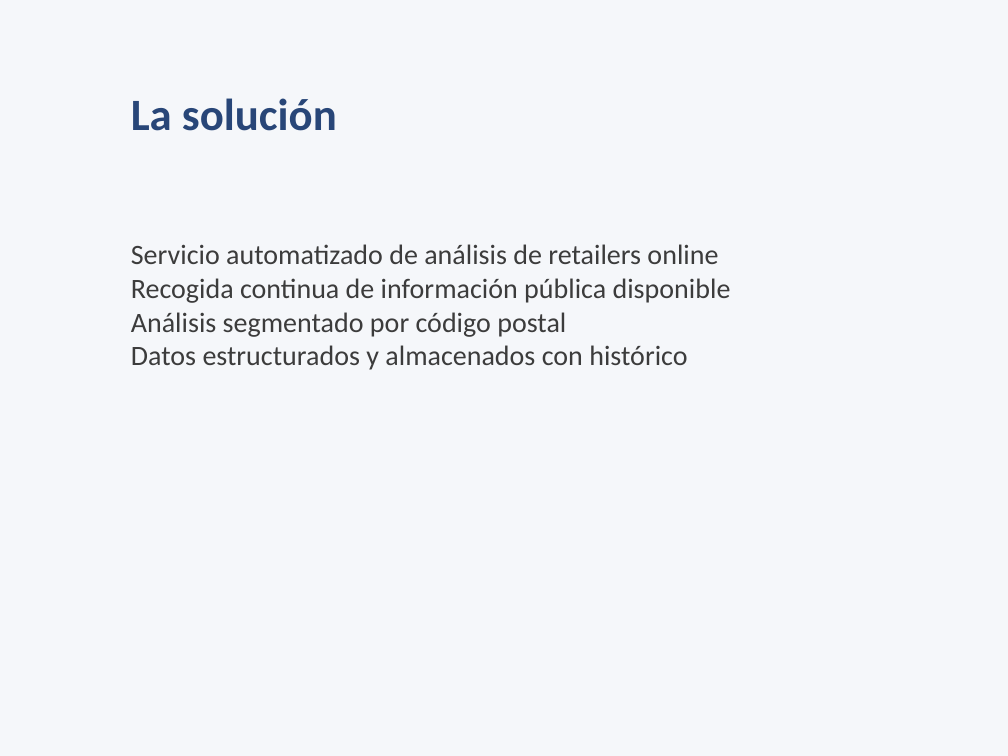
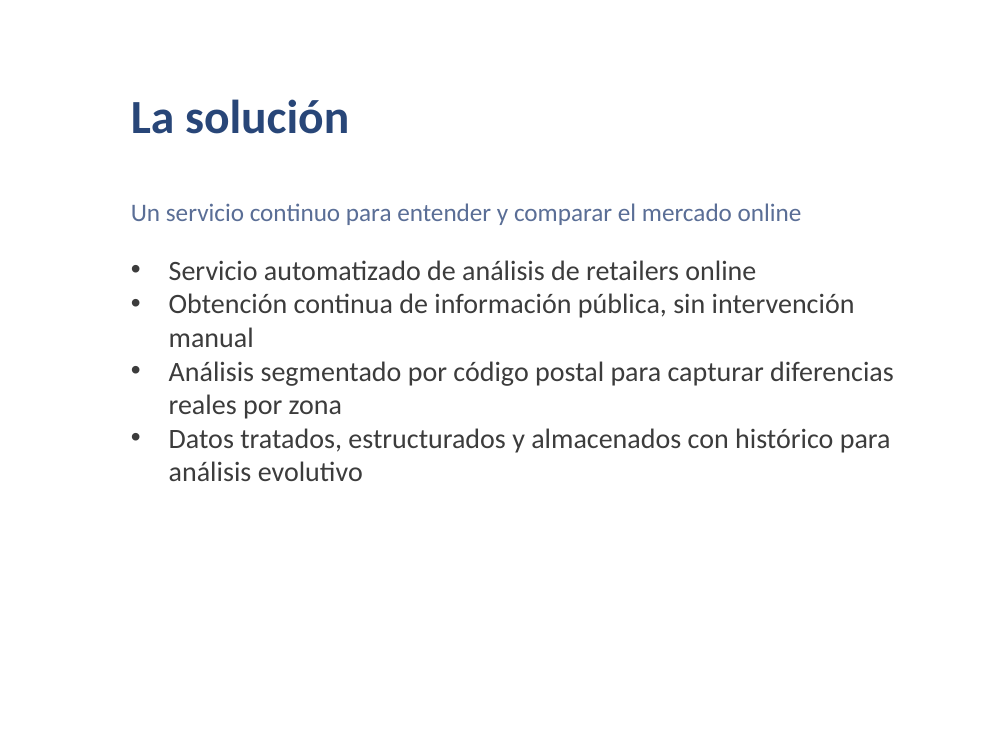
Before and after one commit to egarde-git/proyecto-curso, a slide deck: slide 3 of PresentacionProyecto.pptx. Drawn at 1008x756 pixels with LibreOffice and Linux fonts; fonts in the diff are those of the drawing. Boxes give left, top, right and bottom in pixels: in the first picture for what was removed or moved away, otherwise in the second. Text is boxed around its words. In the diff, an @@ line names an element or a change of style, - is before the commit and + after.

```diff
--- a/PresentacionProyecto.pptx
+++ b/PresentacionProyecto.pptx
@@ background #F5F7FA to #FFFFFF @@
@@ text "La solución" at <box>131,99,349,134</box>: size 32 to 34 pt @@
@@ text added at <box>131,203,802,225</box>, 18 pt, text #5A6E96 @@
+Un servicio continuo para entender y comparar el mercado online
@@ text "Servicio automatizado de análisis de ...": place and size @@
-text "Servicio automatizado de análisis de ..." at <box>131,244,731,370</box>
+text "Servicio automatizado de análisis de ..." at <box>169,260,894,481</box>
@@ text at <box>169,260,756,280</box>: bullet none to • @@
@@ text at <box>169,293,894,481</box>: text changed @@
-Recogida continua de información pública disponible
-Análisis segmentado por código postal
-Datos estructurados y almacenados con histórico
+• Obtención continua de información pública, sin intervención manual
+• Análisis segmentado por código postal para capturar diferencias reales por zona
+• Datos tratados, estructurados y almacenados con histórico para análisis evolutivo
```
Also in this commit, not shown: 8 other slides changed.
